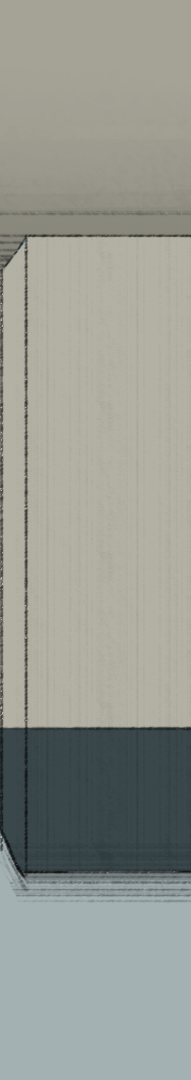
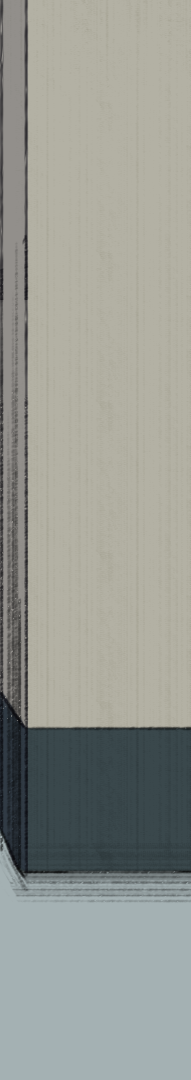
Layers edited between the first and the second 191 × 1080 image:
added layer "图层 99" in group "组 7" over (x1=0, y1=241, x2=28, y2=874)
added layer "图层 98" (20%) in group "组 7" over (x1=0, y1=0, x2=28, y2=874)
painted on "图层 95" over (x1=0, y1=0, x2=191, y2=853)
hid group "组 1" (4 layers) over (x1=0, y1=0, x2=191, y2=280)
painted on "图层 3" over (x1=0, y1=691, x2=26, y2=732)
painted on "图层 2" over (x1=0, y1=689, x2=29, y2=746)
moved "图层 97" out of group "组 7", painted on it over (x1=0, y1=165, x2=90, y2=853)
